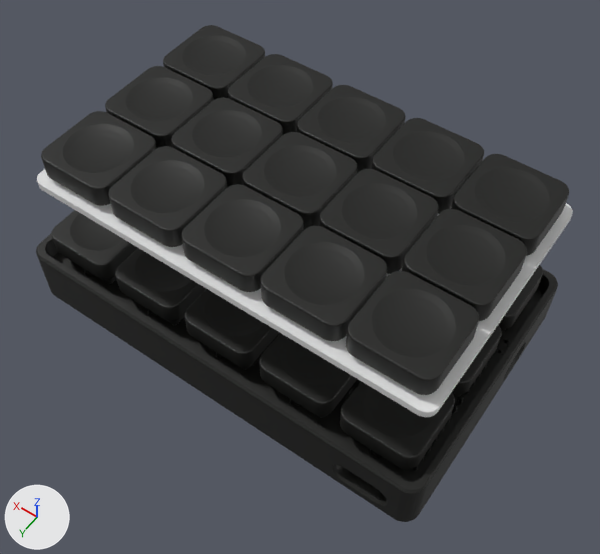
Before and after pictures for a commit that changed the Blender file case/case.blend.
Camera for both pictures: a 50 mm lens placed at (-19.9, 63.4, 147.8), pointed at (43.2, -24.9, 8.9). The axes (+X, +Y, +Z) are drawn at lower left. The lights are the same throughout.
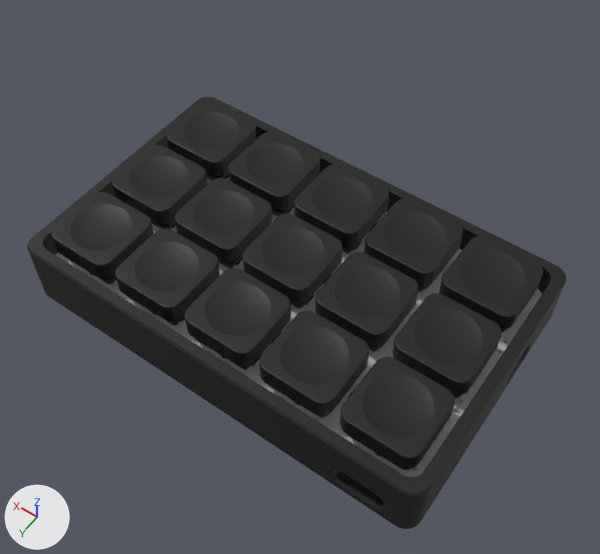
Where the change shows, as pixel boxes [x1, y1, x2, y2] in the pictures (600 x 554 px):
'Cube.001', deleted (black)
    before: [41, 25, 569, 395]
'case', reshaped
    before: [36, 234, 558, 522]
    after: [27, 97, 566, 529]
'Plane', deleted
    before: [37, 169, 573, 417]
'briquet-rounded', recoloured (black to grey)
    both: [53, 177, 542, 482]
'Cube', unchanged, uncovered by the edit
    before: [51, 210, 543, 469]
    after: [51, 102, 543, 469]

What changed in the scene script:
```text
Add mat_material_1:
    mat_material_1 = principled_material('Material')
    mat_material_1.base_color = (0.549, 0.549, 0.549)  # light grey #c4c4c4
Change me_briquet_rounded:
    where me_briquet_rounded.from_pydata(...)  # 28940 vertices, 57920 faces; spans x -49.4..48.1, y -29.1..29.1, z -5.7..3.0
    remove me_briquet_rounded.materials.append(mat_material)  # black #10110d
    add me_briquet_rounded.materials.append(mat_material_1)  # light grey #c4c4c4
Change me_cube:
    used by ob_case; location = (48.1, -29.1, -11.2)
    remove me_cube.from_pydata(...)  # 1271 vertices, 1146 faces; spans x -50.0..50.0, y -31.0..31.0, z 1.5..16.8
    add me_cube.from_pydata(...)  # 1361 vertices, 1186 faces; spans x -51.0..51.0, y -32.0..32.0, z 1.5..18.7
    me_cube part 1: 401 vertices moved from x -50.0..50.0, y -31.0..31.0, z 1.5..16.8 to x -51.0..51.0, y -32.0..32.0, z 1.5..18.7; 140 vertices removed from x -48.5..48.5, y -22.8..27.4, z 1.6..10.3; 230 vertices added at x -49.5..49.5, y -21.4..28.4, z 1.6..10.3
Remove ob_plane:
    ob_plane = bpy.data.objects.new('Plane', me_plane)
    ob_plane.location = (45.0, -27.5, 29.5)
Remove ob_cube_001:
    ob_cube_001 = bpy.data.objects.new('Cube.001', me_cube_001)
    ob_cube_001.location = (10.0, -10.0, 36.3)
    _m = ob_cube_001.modifiers.new('Array', 'ARRAY')
    _m.count = 5
    _m.use_constant_offset = True
    _m.constant_offset_displace = (17.5, 0.0, 0.0)
    _m.use_relative_offset = False
    _m = ob_cube_001.modifiers.new('Array.001', 'ARRAY')
    _m.count = 3
    _m.use_constant_offset = True
    _m.constant_offset_displace = (0.0, -17.5, 0.0)
    _m.use_relative_offset = False
```
